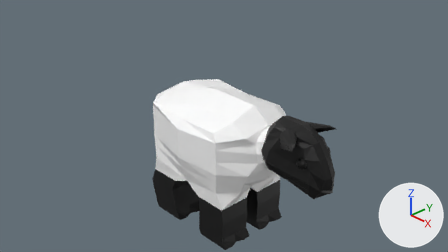
Before and after pictures for a commit that changed the Blender file sheep.blend.
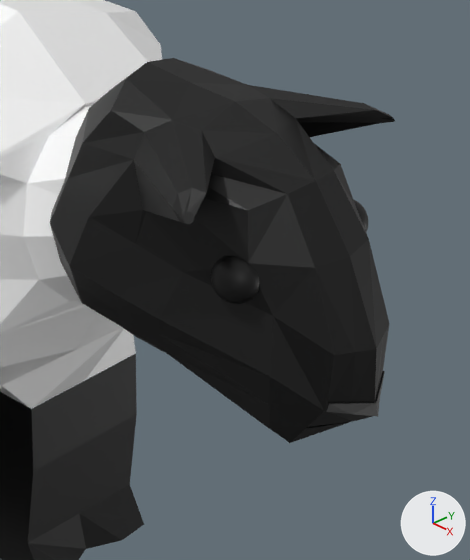
Old and new are each drawn from the file's camera 'Camera' and again close up on the part from 56% to 79% of the width and 41% to 89% of the height. Every picture has the same lights, and +X, +Y and +Z are marked at lower right.
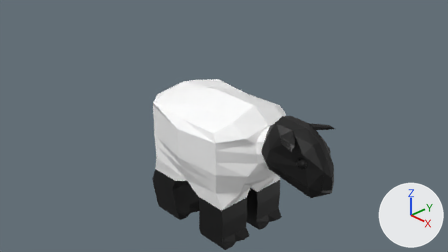
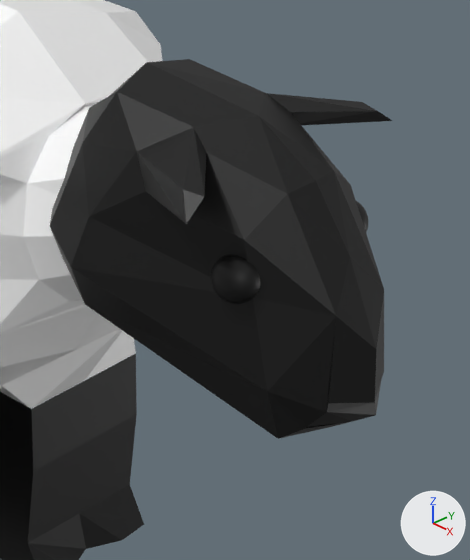
Location of each change, (x1, y1, x2, y2) in pixels of the close-ups (470 x 560 px):
'Roundcube', modifiers changed
    before: (50, 58, 395, 443)
    after: (50, 59, 392, 439)

The change, as a diff of the scene's bpy script:
```diff
--- a/sheep.blend.py
+++ b/sheep.blend.py
@@ ob_roundcube @@
 ob_roundcube.scale = (0.557, 0.426, 0.557)
+_m = ob_roundcube.modifiers.new('Decimate', 'DECIMATE')
+_m.ratio = 0.38
 _m = ob_roundcube.modifiers.new('Mirror', 'MIRROR')
```
